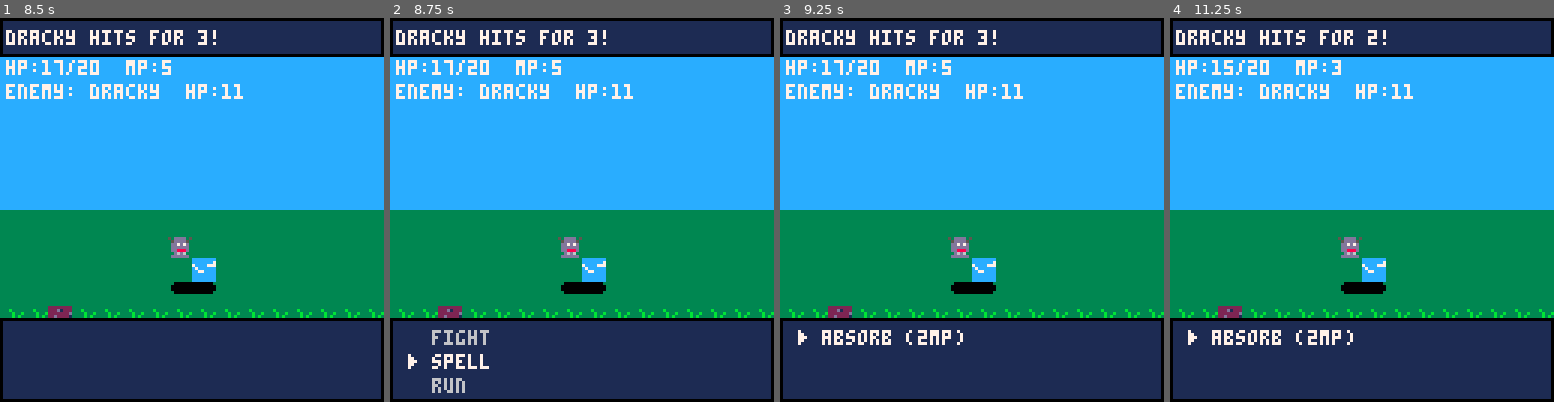
Above: before the commit, frames 1-4 (left to right).
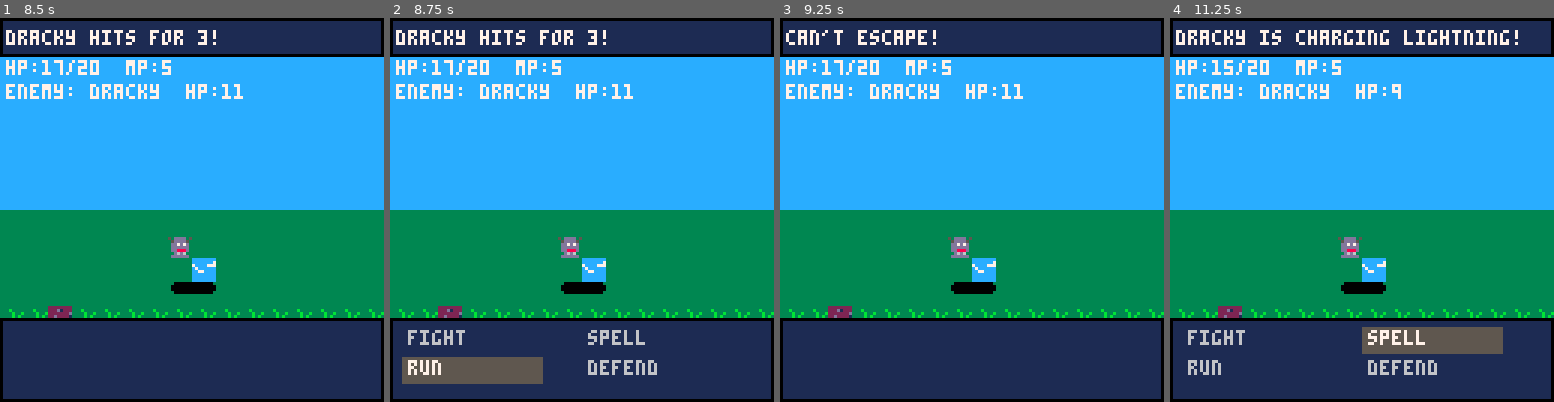
Above: after the commit, the same moments.

Repository: matthurtado/PicoRPG
Game: PICO-8 cartridge assets/base.p8
Same seed, same stepped clock (60 frames per second), same inputs: the game is played once before the commit and once after it.
Inputs:
- Up to frame 1 (8.5 s): tap X (X key) at 0.33, 1.07, 1.85, 2.97, 4.08, 5.2, 6.32, 7.43 s; tap O (Z key) at 0.7, 1.7, 2.1, 2.5, 2.9, 3.3, 3.7, 4.1, 4.5, 4.9, 5.3, 5.7, 6.1, 6.5, 6.9, 7.3, 7.7, 8.1 s; hold Right 1.6-2.1 s; hold Up 2.15-2.42 s; hold Right 2.47-3.03 s; hold Left 3.08-3.58 s; hold Down 3.63-3.97 s; hold Right 4.02-4.68 s; hold Up 4.73-5.03 s; hold Left 5.08-5.68 s; hold Down 5.73-6.03 s; hold Right 6.08-6.58 s; hold Right 6.63-7.13 s; hold Up 7.18-7.45 s; hold Right 7.5-8.07 s; hold Left from 8.12 s (still down)
- Up to frame 2 (8.75 s): tap O (Z key) at 8.5 s; tap X (X key) at 8.55 s; release Left at 8.62 s; hold Down from 8.67 s (still down)
- Up to frame 3 (9.25 s): tap O (Z key) at 8.9 s; release Down at 9 s; hold Right from 9.05 s (still down)
- Up to frame 4 (11.25 s): tap O (Z key) every 0.4 s from 9.3 to 10.9 s; tap X (X key) at 9.67, 10.78 s; release Right at 9.72 s; hold Up 9.77-10.07 s; hold Left 10.12-10.72 s; hold Down 10.77-11.07 s; hold Right from 11.12 s (still down)

Frame 1 is identical in both runs. In frame 2, 3.7% of the frame differs, in the area x 3-70%, y 81-98%; in frame 3, 1.5%; in frame 4, 5.1%, in the area x 4-91%, y 3-93%.

Commit message:
defend battle option

Diff:
--- a/src/systems/battle.lua
+++ b/src/systems/battle.lua
@@ -50,39 +50,55 @@
     return
   end
 
-  -- ===== main menu =====
-  if b.state=="menu" then
-    local moved=false
-    -- read arrows directly to avoid helper mismatches
-    if btnp(2) then b.cursor=(b.cursor-2)%3+1 moved=true end -- up
-    if btnp(3) then b.cursor=(b.cursor  )%3+1 moved=true end -- down
-
-    if (not moved) and SYS.input.confirm() then
-      if b.cursor==1 then
-        -- fight (basic attack)
-        local dmg=max(1, hero.atk - b.enemy.def + flr(rnd(3))-1)
-        b.enemy.hp -= dmg
-        if b.enemy.hp<=0 then
-          b.enemy.hp=0
-          say(b, { "you hit for "..dmg.."!", "the "..b.enemy.name.." is defeated!" }, "victory")
-        else
-          say(b, "you hit for "..dmg.."!", "e_act")
-        end
-
-      elseif b.cursor==2 then
-        -- open spell submenu
-        b.state="spell_menu"
-        b.spell_i = b.spell_i or 1
-
-      else
-        -- run
-        if rnd()<0.5 then
-          say(b, "you got away!", "escape")
-        else
-          say(b, "can't escape!", "e_act")
-        end
-      end
-    end
+-- ===== main menu =====
+if b.state=="menu" then
+  -- 2x2 grid: [1]=fight [2]=spell
+  --           [3]=run   [4]=defend
+  -- arrows: clamp within grid (no wrap)
+  if btnp(0) then -- left
+    if (b.cursor%2==0) then b.cursor-=1 end
+  end
+  if btnp(1) then -- right
+    if (b.cursor%2==1) then b.cursor+=1 end
+  end
+  if btnp(2) then -- up
+    if (b.cursor>2) then b.cursor-=2 end
+  end
+  if btnp(3) then -- down
+    if (b.cursor<=2) then b.cursor+=2 end
+  end
+
+  if SYS.input.confirm() then
+    if b.cursor==1 then
+      -- fight (basic attack)
+      local dmg=max(1, hero.atk - b.enemy.def + flr(rnd(3))-1)
+      b.enemy.hp -= dmg
+      if b.enemy.hp<=0 then
+        b.enemy.hp=0
+        say(b, { "you hit for "..dmg.."!", "the "..b.enemy.name.." is defeated!" }, "victory")
+      else
+        say(b, "you hit for "..dmg.."!", "e_act")
+      end
+
+    elseif b.cursor==2 then
+      -- open spell submenu
+      b.state="spell_menu"
+      b.spell_i = b.spell_i or 1
+
+    elseif b.cursor==3 then
+      -- run
+      if rnd()<0.5 then
+        say(b, "you got away!", "escape")
+      else
+        say(b, "can't escape!", "e_act")
+      end
+
+    elseif b.cursor==4 then
+      -- defend: halve next incoming damage, persists until you're hit
+      hero.defending = true
+      say(b, "you brace for impact!", "e_act")
+    end
+  end
 
   -- ===== spell menu =====
   elseif b.state=="spell_menu" then
@@ -154,9 +170,20 @@
       e.charging=false
       local sp=e.spell
       local dmg=max(1, (sp and sp.pow or 0) + flr(rnd(3)) - hero.def)
+
+      -- defend halves next hit, then clears
+      local defended = false
+      if hero.defending then
+        local nd = max(1, flr(dmg/2))
+        if nd < dmg then defended = true end
+        dmg = nd
+        hero.defending = false
+      end
+
       hero.hp-=dmg
 
       local msgs={ e.name.." casts "..(sp and sp.name or "a spell").."!", "it hits for "..dmg.."!" }
+      if defended then add(msgs, "you blocked some damage!") end
 
       -- resolve absorb learn (if primed on the previous hero turn)
       if b.absorb_ready and sp then
@@ -192,6 +219,13 @@
 
     -- normal attack
     local dmg=max(1, e.atk - hero.def + flr(rnd(3))-1)
+
+    -- defend halves next hit, then clears
+    if hero.defending then
+      dmg = max(1, flr(dmg/2))
+      hero.defending = false
+    end
+
     hero.hp-=dmg
     if hero.hp<=0 then
       hero.hp=0
@@ -283,15 +317,18 @@
   rect(0, box_y, 127, 127, 0)
 
   if b.state=="menu" then
-    if draw_list then
-      draw_list({"fight","spell","run"}, b.cursor, 6, box_y+4)
-    else
-      -- minimal fallback if draw_list is not defined
-      local opts={"fight","spell","run"}
-      for i=1,3 do
-        local yy = box_y+4+(i-1)*8
-        local sel = (i==b.cursor)
-        print((sel and "▶ " or "  ")..opts[i], 6, yy, sel and 7 or 6)
+    local opts={"fight","spell","run","defend"}
+    for i=1,4 do
+      local col = (i-1)%2
+      local row = flr((i-1)/2)
+      local ix  = 6 + col*60
+      local iy  = box_y + 4 + row*10
+      local sel = (i==b.cursor)
+      if sel then
+        rectfill(ix-2, iy-1, ix+44, iy+7, 5)
+        print(opts[i], ix, iy, 7)
+      else
+        print(opts[i], ix, iy, 6)
       end
     end
 
